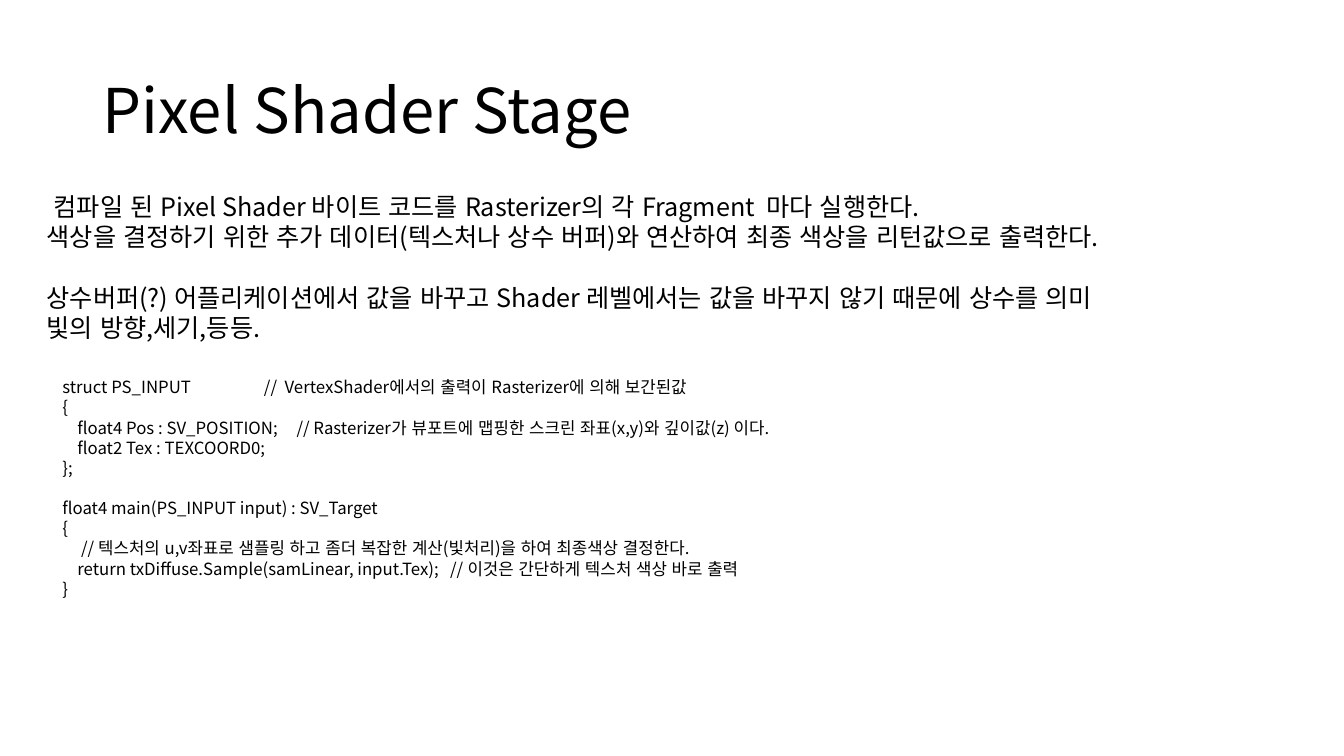
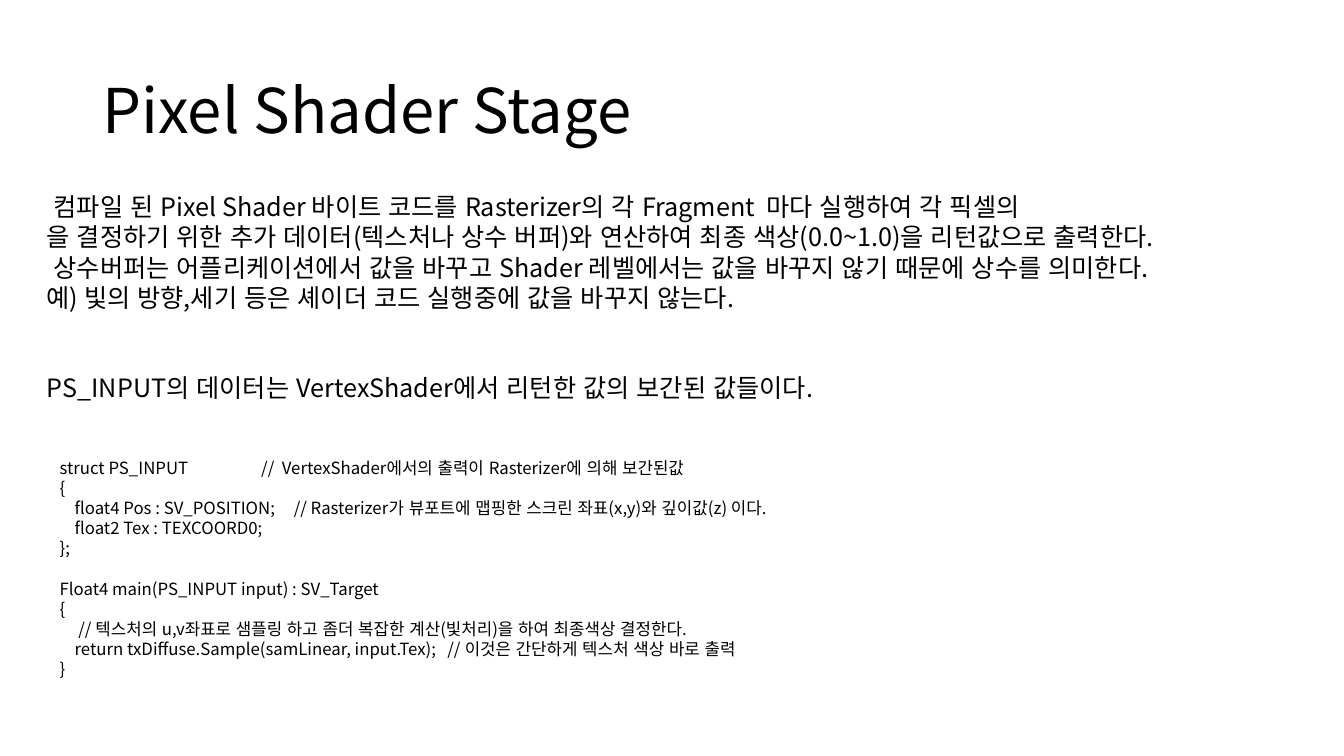
Before and after one commit to ldw9981/D3D11_Tutorial, a slide deck: slide 11 of Documents/02기초-삼각형그리기.pptx (slide 10 before the commit). Drawn at 1344x756 pixels with LibreOffice and Linux fonts; fonts in the diff are those of the drawing. Boxes give left, top, right and bottom in pixels: in the first picture for what was removed or moved away, otherwise in the second. Text is boxed around its words. In the diff, an @@ line names an element or a change of style, - is before the commit and + after.

Commit message:
update

```diff
--- a/Documents/02기초-삼각형그리기.pptx
+++ b/Documents/02기초-삼각형그리기.pptx
@@ text at bbox=[47, 195, 1154, 401]: text changed @@
-컴파일 된 Pixel Shader 바이트 코드를 Rasterizer의 각 Fragment 마다 실행한다.
-색상을 결정하기 위한 추가 데이터(텍스처나 상수 버퍼)와 연산하여 최종 색상을 리턴값으로 출력한다.
-상수버퍼(?) 어플리케이션에서 값을 바꾸고 Shader 레벨에서는 값을 바꾸지 않기 때문에 상수를 의미
-빛의 방향,세기,등등.
+컴파일 된 Pixel Shader 바이트 코드를 Rasterizer의 각 Fragment 마다 실행하여 각 픽셀의
+을 결정하기 위한 추가 데이터(텍스처나 상수 버퍼)와 연산하여 최종 색상(0.0~1.0)을 리턴값으로 출력한다.
+상수버퍼는 어플리케이션에서 값을 바꾸고 Shader 레벨에서는 값을 바꾸지 않기 때문에 상수를 의미한다.
+예) 빛의 방향,세기 등은 셰이더 코드 실행중에 값을 바꾸지 않는다.
+PS_INPUT의 데이터는 VertexShader에서 리턴한 값의 보간된 값들이다.
@@ text "struct PS_INPUT // VertexShader에서의 출력이 ...": place and size @@
-text "struct PS_INPUT // VertexShader에서의 출력이 ..." at bbox=[62, 379, 770, 579]
+text "struct PS_INPUT // VertexShader에서의 출력이 ..." at bbox=[60, 460, 767, 659]
@@ text at bbox=[60, 581, 379, 600]: text changed @@
-float4 main(PS_INPUT input) : SV_Target
+Float4 main(PS_INPUT input) : SV_Target
```
Also in this commit, not shown: 2 other slides changed, 1 slide added.
